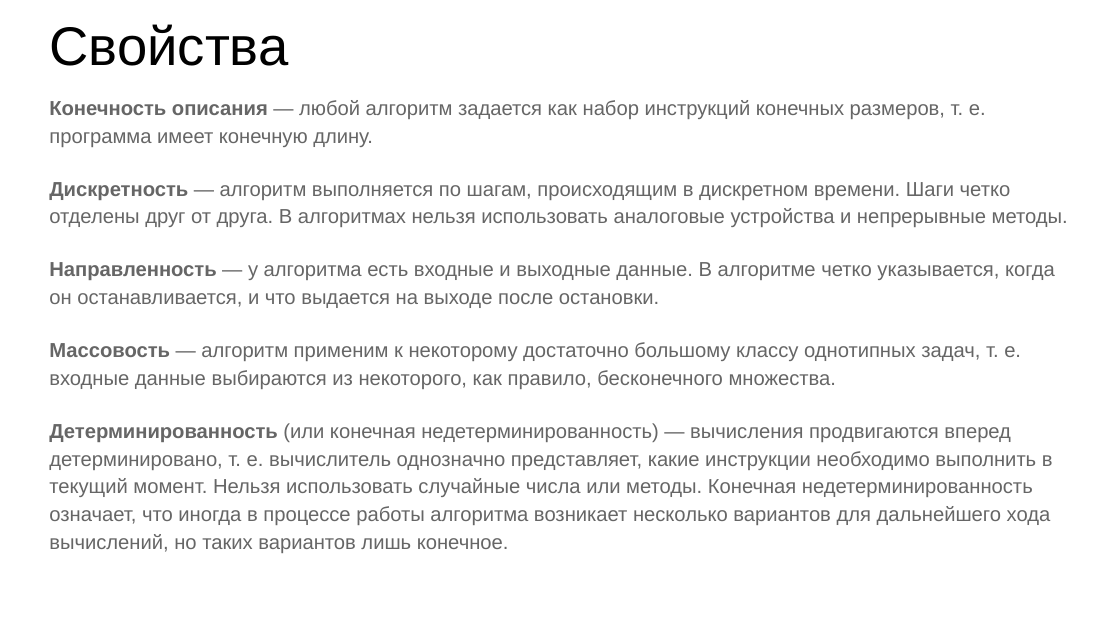
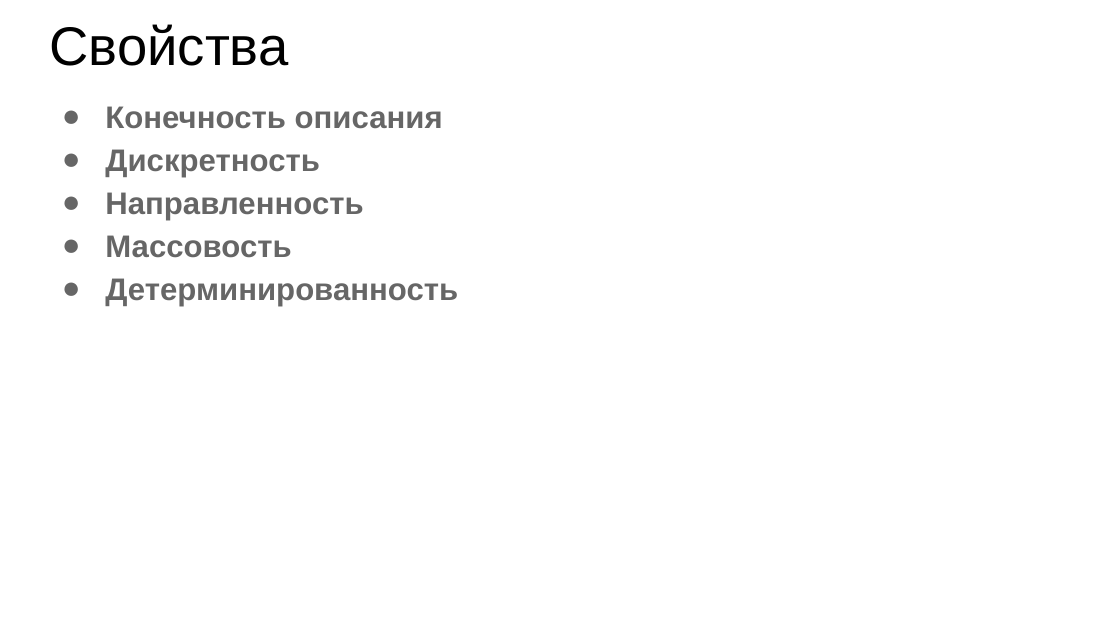
Before and after one commit to skhayrulin/python_course, a slide deck: slide 22 of lecture/Lecture3.pptx (slide 11 before the commit). Drawn at 1120x630 pixels with LibreOffice and Linux fonts; fonts in the diff are those of the drawing. Boxes give left, top, right and bottom in pixels: in the first picture for what was removed or moved away, otherwise in the second. Text is boxed around its words. In the diff, an @@ line names an element or a change of style, - is before the commit and + after.

Commit message:
Upd for lecture3

```diff
--- a/lecture/Lecture3.pptx
+++ b/lecture/Lecture3.pptx
@@ text at (105,106,458,306): text changed; size 13 to 20 pt; bold on @@
-Конечность описания — любой алгоритм задается как набор инструкций конечных размеров, т. е. программа имеет конечную длину.
-Дискретность — алгоритм выполняется по шагам, происходящим в дискретном времени. Шаги четко отделены друг от друга. В алгоритмах нельзя использовать аналоговые устройства и непрерывные методы.
-Направленность — у алгоритма есть входные и выходные данные. В алгоритме четко указывается, когда он останавливается, и что выдается на выходе после остановки.
-Массовость — алгоритм применим к некоторому достаточно большому классу однотипных задач, т. е. входные данные выбираются из некоторого, как правило, бесконечного множества.
-Детерминированность (или конечная недетерминированность) — вычисления продвигаются вперед детерминировано, т. е. вычислитель однозначно представляет, какие инструкции необходимо выполнить в текущий момент. Нельзя использовать случайные числа или методы. Конечная недетерминированность означает, что иногда в процессе работы алгоритма возникает несколько вариантов для дальнейшего хода вычислений, но таких вариантов лишь конечное.
+● Конечность описания
+● Дискретность
+● Направленность
+● Массовость
+● Детерминированность
```
Also in this commit, not shown: 10 other slides changed, 38 slides added, 4 slides removed, 1 other file.
